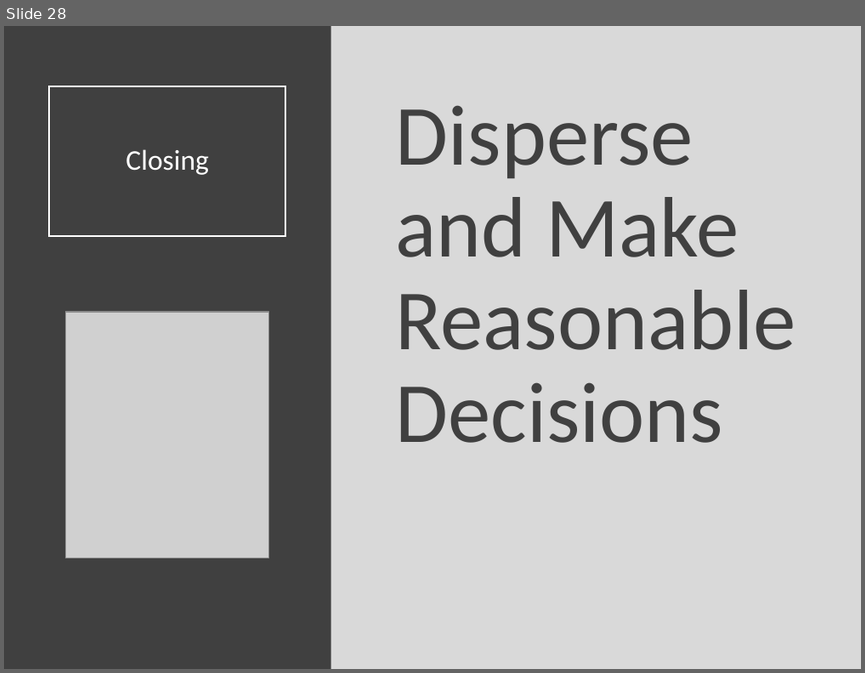
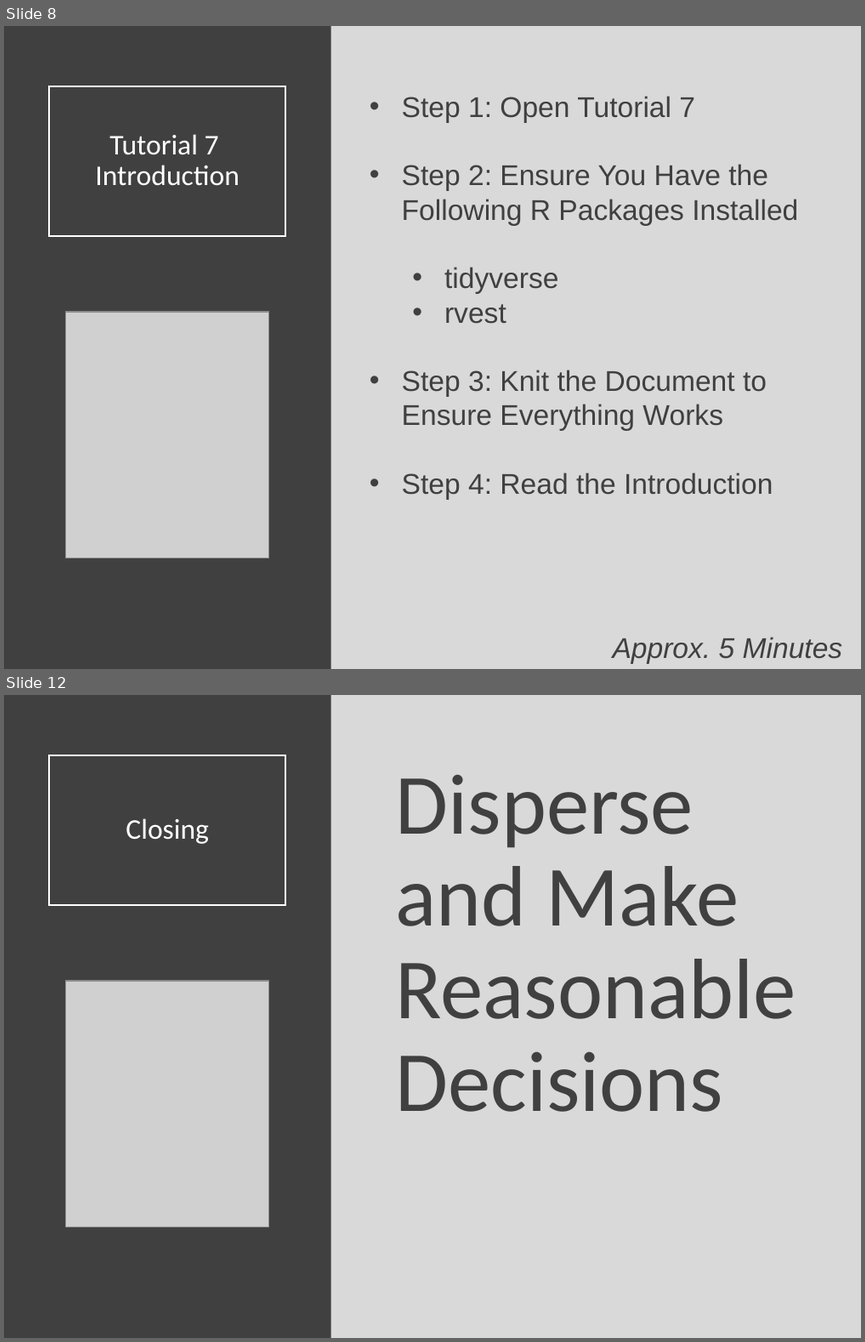
Before and after one commit to Yixf-Self/STOR320_WEBSITE, a slide deck: Lecture/Lecture 15/Lecture 15.pptx. Shown one above the other, each under a label of ours: slide 28 before the commit, slides 8 and 12 after it; the slides between them are not shown. The pictures are 865x673 and 865x1342 pixels, drawn with LibreOffice and Linux fonts; fonts in the diff are those of the drawing; grey boxes stand for pictures. Boxes give left, top, right and bottom in pixels: in the first picture for what was removed or moved away, otherwise in the second. Text is boxed around its words. In the diff, an @@ line names an element or a change of style, - is before the commit and + after.

```diff
--- a/Lecture/Lecture 15/Lecture 15.pptx
+++ b/Lecture/Lecture 15/Lecture 15.pptx
@@ slide 8 added at (4,26,861,669), background #D9D9D9 @@
@@ rectangle added at (4,26,331,669), fill #404040 @@
@@ title added at (49,86,286,236), outline #FFFFFF 1.5 pt, 24 pt, text #FFFFFF @@
+Tutorial 7
+Introduction
@@ text added at (402,96,798,499), 24 pt, text #404040 @@
+• Step 1: Open Tutorial 7
+• Step 2: Ensure You Have the Following R Packages Installed
+  • tidyverse
+  • rvest
+• Step 3: Knit the Document to Ensure Everything Works
+• Step 4: Read the Introduction
@@ picture added at (66,312,268,557) @@
@@ text added at (613,636,843,664), 24 pt, text #404040, italic @@
+Approx. 5 Minutes
@@ what was slide 28 is now slide 12 @@
```
Also in this commit, not shown: 10 other slides added, 27 slides removed, 4 other files.
